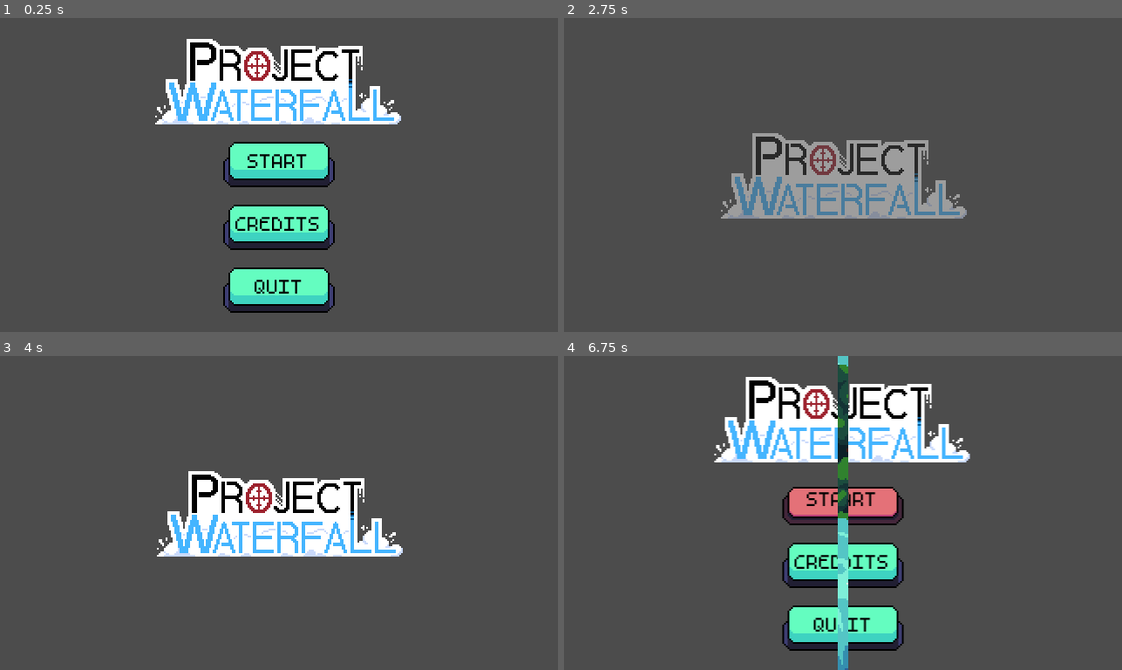
Above: before the commit, frames 1-4 (two rows, left to right).
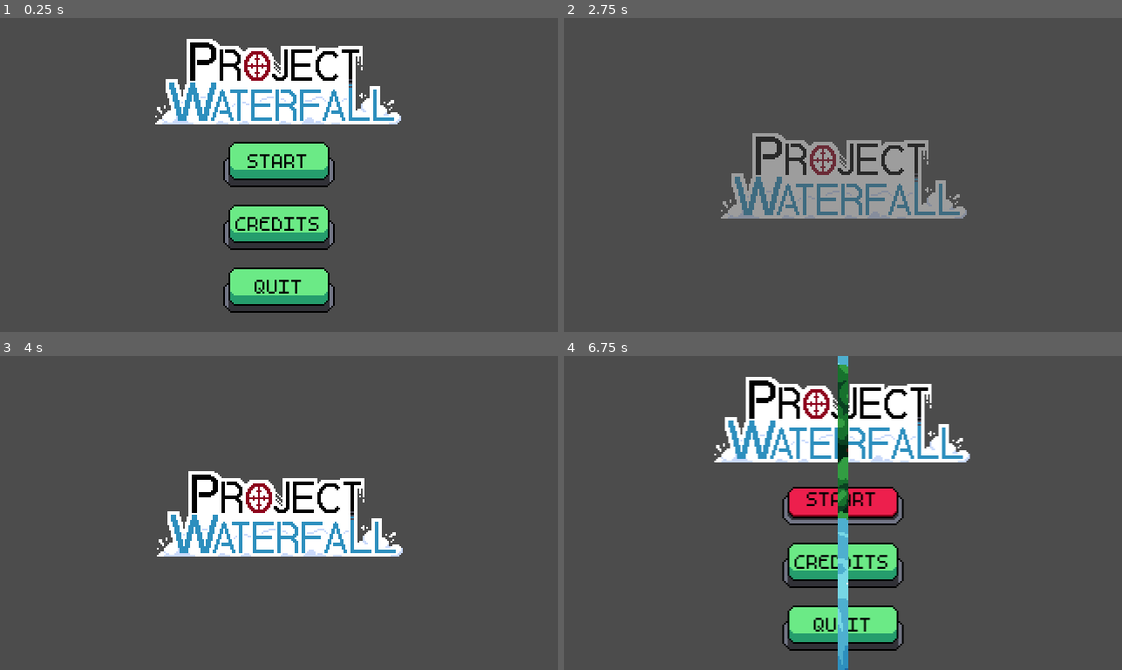
Above: after the commit, the same moments.

Repository: DissonantVoid/Project-Waterfall
Game: Godot game, scene res://scenes/game/menu.tscn
Two runs of this game, one before a commit and one after it. Both use one fixed random seed, a clock stepped at 60 frames per second and the inputs below.
Inputs (mouse positions are in pixels of both pictures, inside the frame that each line leads up to):
- Up to frame 1 (0.25 s): no input
- Up to frame 2 (2.75 s): click "CREDITS" at 0.5 s; move the mouse to (965, 159) at 1.27 s; tap Enter at 2 s; move the mouse to (731, 190) at 2.02 s; hold Escape (back) from 2.03 s (still down)
- Up to frame 3 (4 s): move the mouse to (334, 443) at 2.77 s; release Escape (back) at 2.78 s; move the mouse to (251, 575) at 3.52 s
- Up to frame 4 (6.75 s): tap Space at 4.25 s; move the mouse to (1010, 560) at 4.27 s; hold Escape (back) 4.28-5 s; click "START" at 5 s; click "START" at 5.75 s; tap Enter at 6.5 s; move the mouse to (675, 465) at 6.52 s; hold Escape (back) from 6.53 s (still down)

The runs differ from the first frame. In frame 1, 7.3% of the frame differs, in the area x 30-71%, y 10-93%; in frame 2, 1.5%; in frame 3, 1.7%; in frame 4, 8.0%, in the area x 29-72%, y 2-93%.

Commit message:
major recoloring by Aleiocus#9986

Diff:
--- a/project.godot
+++ b/project.godot
@@ -91,6 +91,10 @@
 "stream": false,
 "svg/scale": 1.0
 }
+ogg_vorbis={
+"loop": false,
+"loop_offset": 0
+}
 
 [input]
 
--- a/scenes/game/credits.tscn
+++ b/scenes/game/credits.tscn
@@ -273,7 +273,7 @@
 margin_top = -41.0
 margin_right = 32.0
 margin_bottom = -9.0
-_text = "Go Back"
+_text = "TO MENU"
 
 [connection signal="animation_finished" from="AnimationPlayer" to="." method="_on_animation_finished"]
 [connection signal="pressed" from="Back" to="." method="_on_back_pressed"]
--- a/scenes/game/main.tscn
+++ b/scenes/game/main.tscn
@@ -142,7 +142,7 @@
 pause_mode = 2
 script = ExtResource( 7 )
 
-[node name="MarginContainer" type="MarginContainer" parent="UI"]
+[node name="Hud" type="MarginContainer" parent="UI"]
 anchor_right = 1.0
 anchor_bottom = 1.0
 custom_constants/margin_right = 5
@@ -150,7 +150,7 @@
 custom_constants/margin_left = 5
 custom_constants/margin_bottom = 4
 
-[node name="Progress" type="Control" parent="UI/MarginContainer"]
+[node name="Progress" type="Control" parent="UI/Hud"]
 modulate = Color( 1, 1, 1, 0.784314 )
 margin_left = 10.0
 margin_top = 4.0
@@ -161,27 +161,27 @@
 size_flags_vertical = 0
 script = ExtResource( 11 )
 
-[node name="CharactersContainer" type="Control" parent="UI/MarginContainer/Progress"]
+[node name="CharactersContainer" type="Control" parent="UI/Hud/Progress"]
 anchor_right = 1.0
 anchor_bottom = 1.0
 margin_left = 25.0
 margin_top = 1.0
 margin_right = -7.0
 
-[node name="Back" type="TextureRect" parent="UI/MarginContainer/Progress"]
+[node name="Back" type="TextureRect" parent="UI/Hud/Progress"]
 margin_left = 18.0
 margin_right = 299.0
 margin_bottom = 16.0
 texture = SubResource( 33 )
 
-[node name="Progress" type="TextureRect" parent="UI/MarginContainer/Progress"]
+[node name="Progress" type="TextureRect" parent="UI/Hud/Progress"]
 material = ExtResource( 13 )
 margin_left = 18.0
 margin_right = 299.0
 margin_bottom = 16.0
 texture = SubResource( 34 )
 
-[node name="Front" type="TextureRect" parent="UI/MarginContainer/Progress"]
+[node name="Front" type="TextureRect" parent="UI/Hud/Progress"]
 margin_right = 302.0
 margin_bottom = 16.0
 texture = SubResource( 32 )
--- a/scenes/objects/progress_bar.gd
+++ b/scenes/objects/progress_bar.gd
@@ -5,7 +5,7 @@
 
 const _characters_sprite : StreamTexture = preload("res://resources/textures/characters.png")
 const _char_sprite_size : int = 16
-const _backflip_time : float = 0.6
+const _backflip_time : float = 0.8
 
 var _min_value : float
 var _max_value : float
@@ -71,6 +71,8 @@
 			var character_pos : Vector2 = character.rect_position
 			move_tween.tween_property(character, "rect_position:y", character_pos.y - 8, _backflip_time/2)
 			move_tween.tween_property(character, "rect_position:y", character_pos.y, _backflip_time/2)
+			# NOTE: if this somehow gets called again before the move tween finishes
+			#       it will cause character position to start/end in a wrong position
 
 func decrement_value(decrement : float):
 	_set_value(_value + decrement)
--- a/scenes/objects/ui/button.gd
+++ b/scenes/objects/ui/button.gd
@@ -6,8 +6,10 @@
 onready var _label : Label = $Label
 
 const _normal_font_color : Color = Color.black
-const _hover_font_color : Color = Color("65fec1")
+const _hover_font_color : Color = Color.white
 
+# TODO: any change to this class will cause all instances to loose their
+#       text, something wrong with _set_text
 
 func _set_text(value : String):
 	if is_inside_tree() == false:
--- a/scenes/objects/ui/ui.gd
+++ b/scenes/objects/ui/ui.gd
@@ -1,6 +1,6 @@
 extends CanvasLayer
 
-onready var _progress_bar : Control = $MarginContainer/Progress
+onready var _progress_bar : Control = $Hud/Progress
 onready var _pause_container : MarginContainer = $Pause
 
 const _point_tween_time : float = 0.8
Not shown, changed: plan/TODO.txt
Binary file removed: resources/textures/bucket.aseprite
Binary file changed: resources/textures/bucketBack.png
Binary file changed: resources/textures/bucketFront.png
Binary file changed: resources/textures/buttons.png
Binary file changed: resources/textures/characters.png
Binary file changed: resources/textures/clouds.png
Binary file changed: resources/textures/cursor.png
Binary file changed: resources/textures/falling_rock.png
Binary file changed: resources/textures/logo.png
Binary file changed: resources/textures/powerups/magnet.png
Binary file changed: resources/textures/powerups/powerup_stones.png
(and 8 more such lines)
